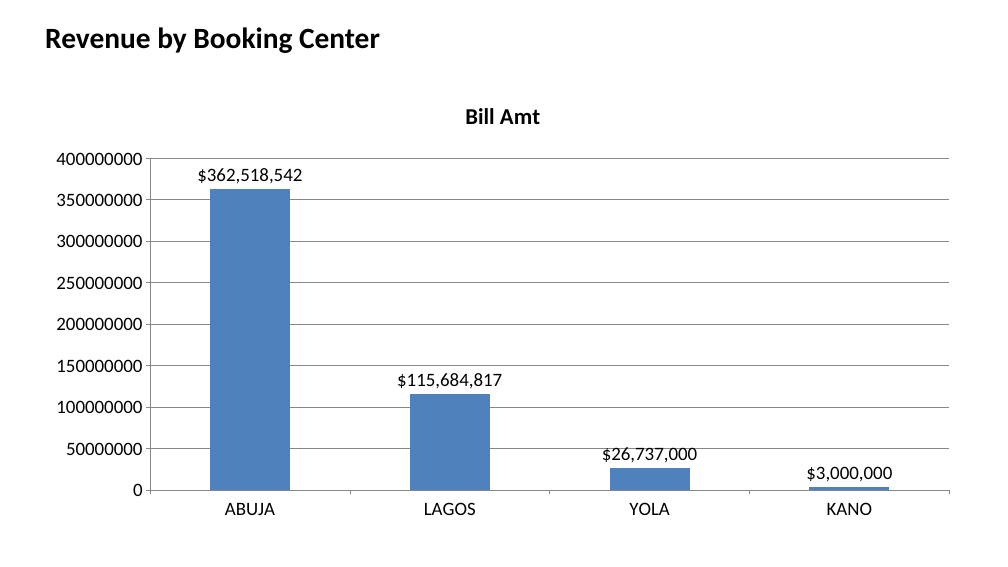
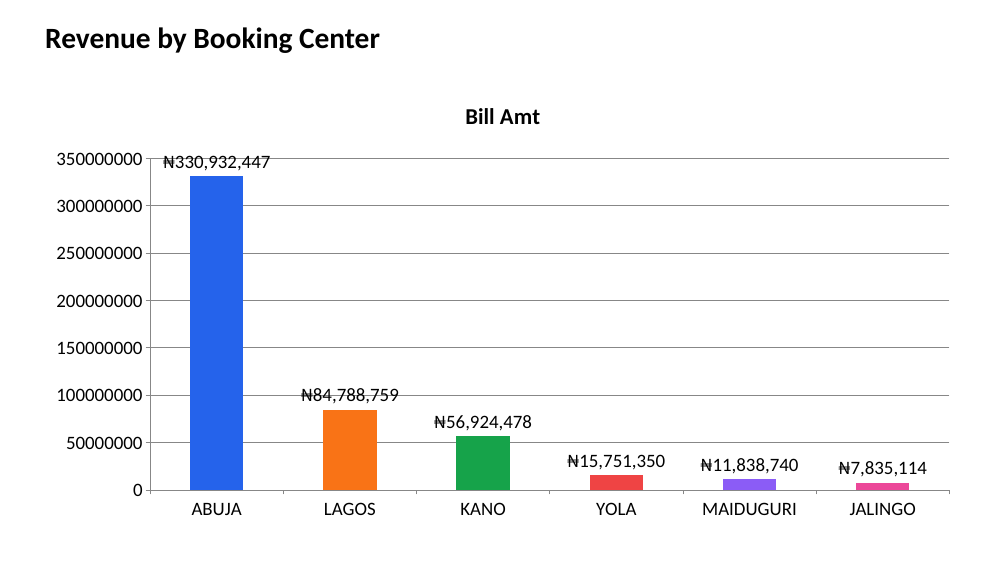
Before and after one commit to Legitbosz/AI-Data-Agent, a slide deck: slide 4 of report.pptx. Drawn at 1008x567 pixels with LibreOffice and Linux fonts; fonts in the diff are those of the drawing. Boxes give left, top, right and bottom in pixels: in the first picture for what was removed or moved away, otherwise in the second. Text is boxed around its words. In the diff, an @@ line names an element or a change of style, - is before the commit and + after.

```diff
--- a/report.pptx
+++ b/report.pptx
@@ column chart at bbox=[38, 83, 968, 529] @@
-categories: ABUJA, LAGOS, YOLA, KANO
+categories: ABUJA, LAGOS, KANO, YOLA, MAIDUGURI, JALINGO
-Bill Amt: 362518542, 115684817, 26737000, 3000000
+Bill Amt: 330932447, 84788759, 56924478, 15751350, 11838740, 7835114
@@ data labels of Bill Amt changed @@
```
Also in this commit, not shown: 5 other slides changed, 1 slide added, 1 slide removed, 8 other files.
